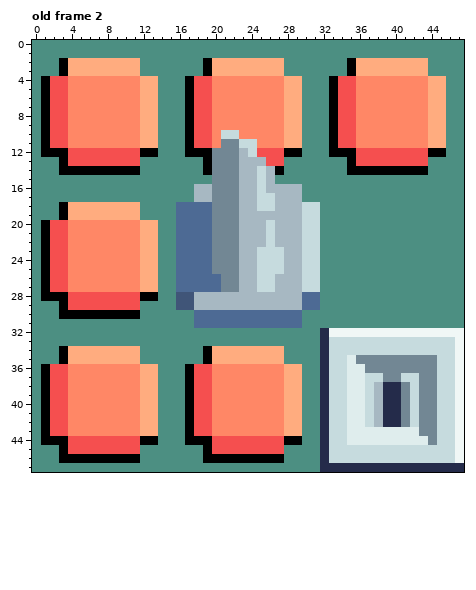
Pixel-art file -- public/assets/graphics/snek-columns.ase. That is the earlier state.
48x48 pixels, 10 frames. Shown: old frame 2. The commit also changed other frames, which this record leaves out.
New version:
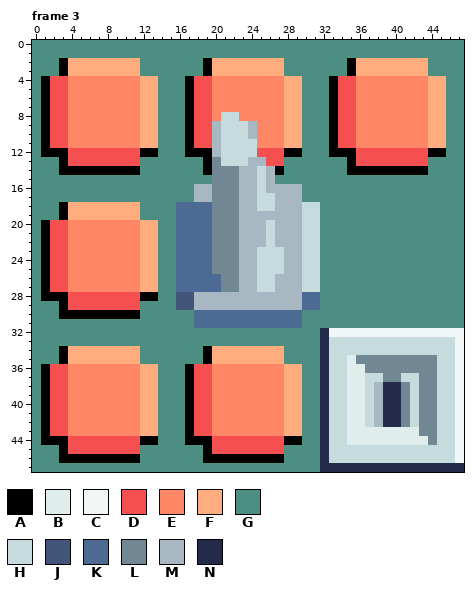
Palette (. is transparent): A #000000  B #dfeded  C #f0f7f6  D #f54f4f  E #ff8766  F #ffac7f  G #4c8f82  H #c6dbde  J #405578  K #4d6a94  L #728794  M #a7b8c2  N #242b4a
A new or re-ordered frame is compared with the old frame closest to it.
From old to new:
frames 10 -> 12
--- frame 3 is new; against old frame 2, layer "Layer 1"
@@ x 18..26 @@
  7 DDEEEEEEE
- 8 DDEEEEEEE
- 9 DDEEEEEEE
-10 DDEHHEEEE
-11 DDELLHHEE
-12 AALLLMHDD
-13 GALLLMMMD
+ 8 DDEHHEEEE
+ 9 DDMHHHMEE
+10 DDMHHHMEE
+11 DDMHHHHEE
+12 AAMHHHHDD
+13 GALHHHMMD
 14 GALLLMMHM
Where, in picture pixels (left, top, right, bottom), the same in both pictures:
changed: (212, 112, 257, 166)
